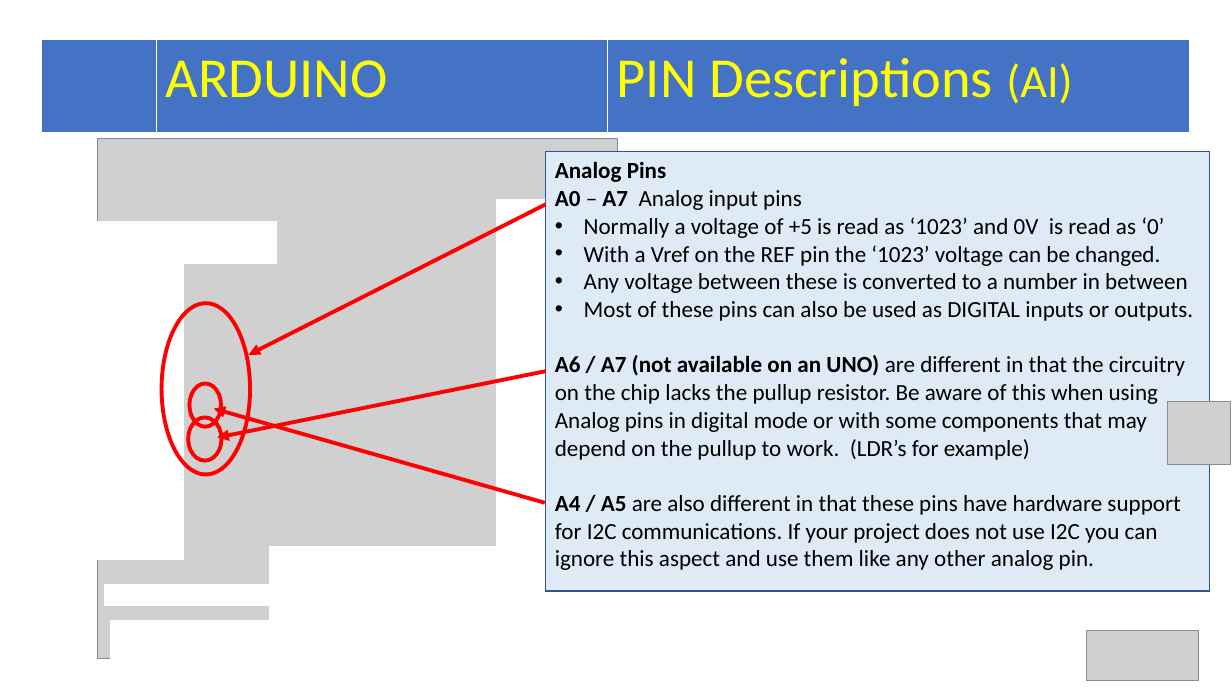
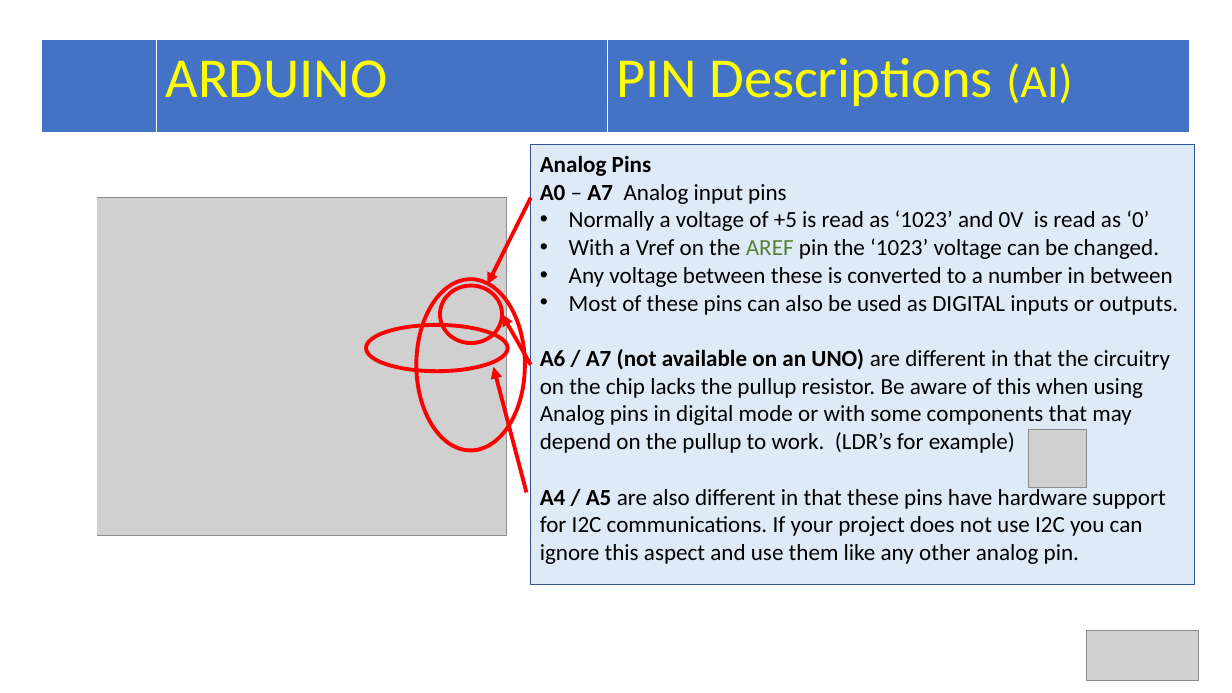
Before and after one commit to Alan-Lomax/MERG-SIG-Presentations, a slide deck: slide 9 of Arduino IO Compendium.pptx. Drawn at 1232x693 pixels with LibreOffice and Linux fonts; fonts in the diff are those of the drawing; grey boxes stand for pictures. Boxes give left, top, right and bottom in pixels: in the first picture for what was removed or moved away, otherwise in the second. Text is boxed around its words. In the diff, an @@ line names an element or a change of style, - is before the commit and + after.

```diff
--- a/Arduino IO Compendium.pptx
+++ b/Arduino IO Compendium.pptx
@@ picture removed at box(98, 139, 618, 659) @@
@@ rectangle "Analog Pins": place and size @@
-rectangle "Analog Pins" at box(546, 152, 1211, 592)
+rectangle "Analog Pins" at box(531, 145, 1195, 585)
@@ rectangle: place and size @@
-rectangle at box(96, 247, 184, 560)
+rectangle at box(0, 198, 96, 535)
@@ picture added at box(0, 198, 507, 535) @@
@@ arrow moved from (546, 204) - (249, 355) to (531, 198) - (487, 285) @@
@@ rectangle removed at box(497, 200, 623, 674) @@
@@ rectangle removed at box(96, 222, 276, 262) @@
@@ text in rectangle at box(569, 238, 1159, 259): text changed @@
-• With a Vref on the REF pin the ‘1023’ voltage can be changed.
+• With a Vref on the AREF pin the ‘1023’ voltage can be changed.
@@ ellipse: place and size @@
-ellipse at box(162, 303, 250, 474)
+ellipse at box(417, 279, 526, 450)
@@ ellipse: place and size @@
-ellipse at box(189, 418, 222, 461)
+ellipse at box(440, 286, 502, 343)
@@ ellipse: place and size @@
-ellipse at box(189, 384, 221, 427)
+ellipse at box(366, 325, 507, 372)
@@ arrow moved from (546, 372) - (217, 438) to (531, 365) - (502, 314) @@
@@ arrow moved from (545, 503) - (213, 409) to (527, 493) - (494, 367) @@
@@ picture removed at box(1167, 401, 1231, 465) @@
@@ picture added at box(1029, 430, 1087, 488) @@
@@ rectangle removed at box(270, 546, 508, 659) @@
@@ rectangle removed at box(104, 585, 343, 606) @@
@@ rectangle removed at box(111, 621, 624, 665) @@
```
Also in this commit, not shown: 19 other slides changed, 1 slide added.
